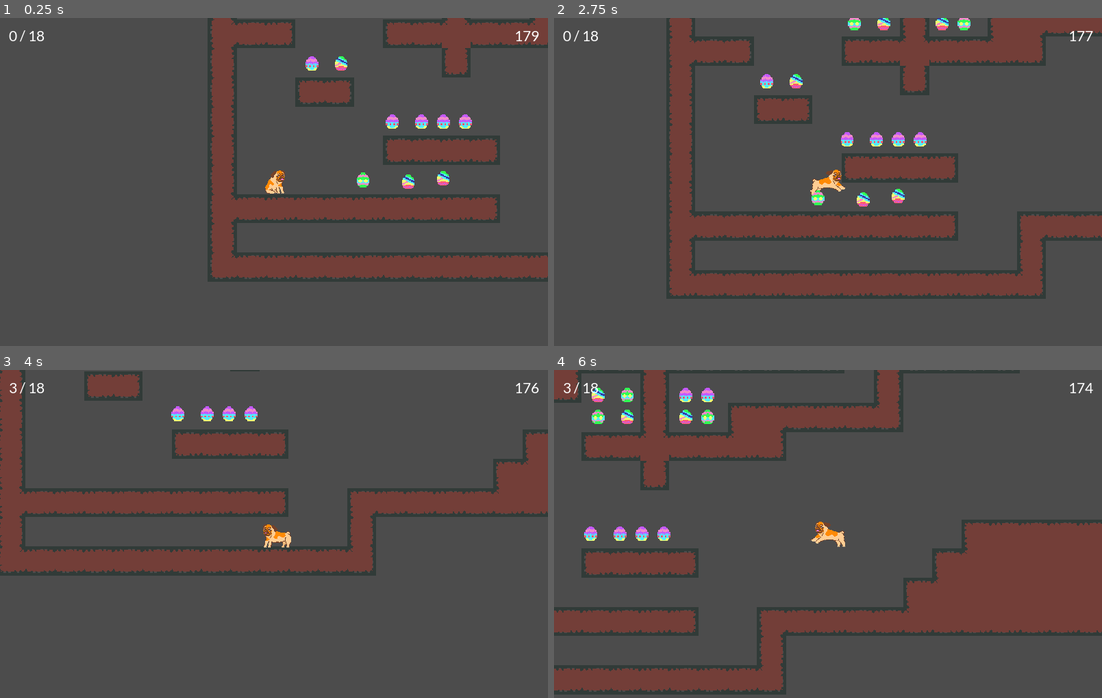
Above: before the commit, frames 1-4 (two rows, left to right).
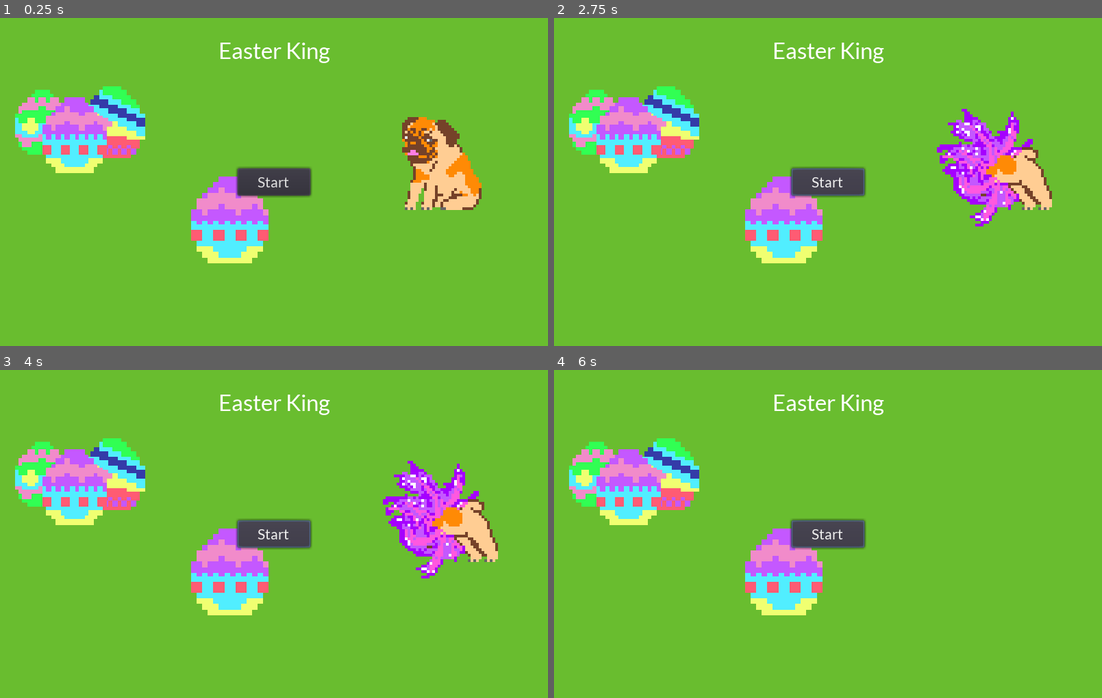
Above: after the commit, the same moments.

Repository: CalebKelly97/Easter-King
Game: Godot game, scene res://MainMenu.tscn
Same seed, same stepped clock (60 frames per second), same inputs: the game is played once before the commit and once after it. Before the commit the project starts from res://MainLevel.tscn.
Inputs (mouse positions are in pixels of both pictures, inside the frame that each line leads up to):
- Up to frame 1 (0.25 s): no input
- Up to frame 2 (2.75 s): click (828, 182) at 0.5 s, where only the run after the commit has a clickable "Start"; click (828, 182) at 1.25 s, where only the run after the commit has a clickable "Start"; hold Right (ui_right) from 2.03 s (still down); tap Space (Jump) at 2.1, 2.27, 2.57 s
- Up to frame 3 (4 s): tap Space (Jump) at 2.85, 3.02, 3.32, 3.6 s; release Right (ui_right) at 3.53 s; hold Left (ui_left) from 3.53 s (still down)
- Up to frame 4 (6 s): release Left (ui_left) at 4.28 s; hold Right (ui_right) 4.28-5.78 s; tap Space (Jump) at 4.35, 4.52, 4.82, 5.1, 5.27, 5.57, 5.85 s; hold Left (ui_left) from 5.78 s (still down)

The runs differ from the first frame. In frame 1, 99% of the frame differs, in the area x 0-100%, y 0-100%; in frame 2, 99%; in frame 3, 99%; in frame 4, 99%.

Commit message:
Lots of things are different now

Diff:
--- a/MainLevel.gd
+++ b/MainLevel.gd
@@ -2,6 +2,7 @@
 
 var total
 var eggsCollected
+var totalCollected = false
 # Declare member variables here. Examples:
 # var a = 2
 # var b = "text"
@@ -20,9 +21,13 @@
 # Called every frame. 'delta' is the elapsed time since the previous frame.
 func _process(delta):
 	$CanvasLayer/Timer.text = str(floor($GameTimer.time_left))
-	if eggsCollected == total:
-		get_tree().change_scene("res://MainMenu.tscn")
+	if eggsCollected == total && totalCollected == false:
+		totalCollected = true
+		teleport()
 
+func teleport():
+	$Player/AnimatedSprite.play("Teleport")
+	$TeleportTimer.start()
 
 func _on_Egg_Count():
 	print("count")
@@ -32,10 +37,8 @@
 
 
 func _on_GameTimer_timeout():
-#	$Player/AnimatedSprite.play("Teleport")
+	$Player/AnimatedSprite.play("Teleport")
 	$TeleportTimer.start()
-
-
 
 func _on_TeleportTimer_timeout():
 	get_tree().change_scene("res://MainMenu.tscn")
--- a/MainLevel.tscn
+++ b/MainLevel.tscn
@@ -455,10 +455,10 @@
 } ]
 0/z_index = 0
 
+[sub_resource type="DynamicFont" id=49]
+font_data = ExtResource( 4 )
+
 [sub_resource type="DynamicFont" id=50]
-font_data = ExtResource( 4 )
-
-[sub_resource type="DynamicFont" id=49]
 font_data = ExtResource( 4 )
 
 [node name="MainLevel" type="Node2D"]
@@ -509,21 +509,6 @@
 [node name="Egg15" parent="Eggs" instance=ExtResource( 3 )]
 position = Vector2( 208, 56 )
 
-[node name="Egg16" parent="Eggs" instance=ExtResource( 3 )]
-position = Vector2( 304, 56 )
-
-[node name="Egg17" parent="Eggs" instance=ExtResource( 3 )]
-position = Vector2( 328, 56 )
-
-[node name="Egg18" parent="Eggs" instance=ExtResource( 3 )]
-position = Vector2( 328, 80 )
-
-[node name="Egg19" parent="Eggs" instance=ExtResource( 3 )]
-position = Vector2( 304, 80 )
-
-[node name="Egg20" parent="Eggs" instance=ExtResource( 3 )]
-position = Vector2( 304, 80 )
-
 [node name="Egg5" parent="Eggs" instance=ExtResource( 3 )]
 position = Vector2( 255.744, 270.076 )
 
@@ -539,7 +524,7 @@
 autostart = true
 
 [node name="TeleportTimer" type="Timer" parent="."]
-wait_time = 3.0
+wait_time = 1.6
 
 [node name="CanvasLayer" type="CanvasLayer" parent="."]
 
@@ -589,11 +574,6 @@
 [connection signal="Count" from="Eggs/Egg12" to="." method="_on_Egg_Count"]
 [connection signal="Count" from="Eggs/Egg13" to="." method="_on_Egg_Count"]
 [connection signal="Count" from="Eggs/Egg15" to="." method="_on_Egg_Count"]
-[connection signal="Count" from="Eggs/Egg16" to="." method="_on_Egg_Count"]
-[connection signal="Count" from="Eggs/Egg17" to="." method="_on_Egg_Count"]
-[connection signal="Count" from="Eggs/Egg18" to="." method="_on_Egg_Count"]
-[connection signal="Count" from="Eggs/Egg19" to="." method="_on_Egg_Count"]
-[connection signal="Count" from="Eggs/Egg20" to="." method="_on_Egg_Count"]
 [connection signal="Count" from="Eggs/Egg5" to="." method="_on_Egg_Count"]
 [connection signal="Count" from="Eggs/Egg6" to="." method="_on_Egg_Count"]
 [connection signal="Count" from="Eggs/Egg7" to="." method="_on_Egg_Count"]
--- a/Egg.gd
+++ b/MainMenu.gd
@@ -1,22 +1,25 @@
 extends Node2D
-signal Count
+
 
 # Declare member variables here. Examples:
 # var a = 2
 # var b = "text"
-var Level
-var rand
+
 
 # Called when the node enters the scene tree for the first time.
 func _ready():
-	rand = rand_range(1, 4)
-	$Sprite.frame = floor(rand)
-# Called every frame. 'delta' is the elapsed time since the previous frame.
-#func _process(delta):
-#	pass
+	pass # Replace with function body.
 
 
-# warning-ignore:unused_argument
-func _on_Area2D_body_entered(body):
-	emit_signal("Count")
-	queue_free()
+# Called every frame. 'delta' is the elapsed time since the previous frame.
+func _process(delta):
+	pass
+
+
+func _on_StartButton_pressed():
+	$AnimatedSprite.play("Teleport")
+	$TeleportTimer.start()
+
+
+func _on_TeleportTimer_timeout():
+	get_tree().change_scene("res://MainLevel.tscn")
--- a/MainMenu.tscn
+++ b/MainMenu.tscn
@@ -1,25 +1,86 @@
-[gd_scene load_steps=3 format=2]
+[gd_scene load_steps=16 format=2]
 
 [ext_resource path="res://Font/Lato/Lato-Regular.ttf" type="DynamicFontData" id=1]
+[ext_resource path="res://Sprites/PLayer/Background.png" type="Texture" id=2]
+[ext_resource path="res://Sprites/PLayer/Easter_King_Idle_Sprite2.png" type="Texture" id=3]
+[ext_resource path="res://Sprites/PLayer/Easter_King_Idle_Sprite1.png" type="Texture" id=4]
+[ext_resource path="res://MainMenu.gd" type="Script" id=5]
+[ext_resource path="res://Sprites/PLayer/easter_king_teleport2.png" type="Texture" id=6]
+[ext_resource path="res://Sprites/PLayer/easter_king_teleport5.png" type="Texture" id=7]
+[ext_resource path="res://Sprites/PLayer/easter_king_teleport3.png" type="Texture" id=8]
+[ext_resource path="res://Sprites/PLayer/easter_king_teleport6.png" type="Texture" id=9]
+[ext_resource path="res://Sprites/PLayer/easter_king_teleport1.png" type="Texture" id=10]
+[ext_resource path="res://Sprites/PLayer/easter_king_teleport4.png" type="Texture" id=11]
 
 [sub_resource type="DynamicFont" id=1]
+size = 25
 font_data = ExtResource( 1 )
 
+[sub_resource type="DynamicFont" id=2]
+font_data = ExtResource( 1 )
+
+[sub_resource type="Theme" id=3]
+default_font = SubResource( 2 )
+Button/icons/ = null
+
+[sub_resource type="SpriteFrames" id=4]
+animations = [ {
+"frames": [ ExtResource( 4 ), ExtResource( 3 ) ],
+"loop": true,
+"name": "default",
+"speed": 5.0
+}, {
+"frames": [ ExtResource( 10 ), ExtResource( 6 ), ExtResource( 8 ), ExtResource( 11 ), ExtResource( 7 ), ExtResource( 9 ), null ],
+"loop": true,
+"name": "Teleport",
+"speed": 5.0
+} ]
+
 [node name="MainMenu" type="Node2D"]
+script = ExtResource( 5 )
 
 [node name="CanvasLayer" type="CanvasLayer" parent="."]
 
-[node name="Label" type="Label" parent="CanvasLayer"]
+[node name="Title" type="Label" parent="CanvasLayer"]
+anchor_right = 1.0
+margin_top = 20.0
+margin_bottom = 14.0
+custom_fonts/font = SubResource( 1 )
+text = "Easter King"
+align = 1
+__meta__ = {
+"_edit_use_anchors_": false
+}
+
+[node name="StartButton" type="Button" parent="CanvasLayer"]
 anchor_left = 0.5
 anchor_top = 0.5
 anchor_right = 0.5
 anchor_bottom = 0.5
-margin_left = -20.0
-margin_top = -7.0
-margin_right = 20.0
-margin_bottom = 7.0
-custom_fonts/font = SubResource( 1 )
-text = "You did it wow"
+margin_left = -40.0
+margin_top = -15.0
+margin_right = 40.0
+margin_bottom = 15.0
+theme = SubResource( 3 )
+text = "Start"
 __meta__ = {
 "_edit_use_anchors_": false
 }
+
+[node name="Sprite" type="Sprite" parent="."]
+position = Vector2( 298, 178 )
+scale = Vector2( 2.01333, 2.02222 )
+texture = ExtResource( 2 )
+
+[node name="AnimatedSprite" type="AnimatedSprite" parent="."]
+position = Vector2( 488, 160 )
+scale = Vector2( 3, 3 )
+frames = SubResource( 4 )
+frame = 1
+playing = true
+flip_h = true
+
+[node name="TeleportTimer" type="Timer" parent="."]
+wait_time = 1.4
+[connection signal="pressed" from="CanvasLayer/StartButton" to="." method="_on_StartButton_pressed"]
+[connection signal="timeout" from="TeleportTimer" to="." method="_on_TeleportTimer_timeout"]
--- a/Player.gd
+++ b/Player.gd
@@ -13,32 +13,39 @@
 onready var sprite = $Sprite
 onready var animationPlayer = $AnimatedSprite
 
+func _ready():
+	animationPlayer.play("Stand")
+
 func _physics_process(delta):
-	var x_input = Input.get_action_strength("ui_right") - Input.get_action_strength("ui_left")
+	if animationPlayer.animation == "Teleport":
+		pass
+	else:
+		var x_input = Input.get_action_strength("ui_right") - Input.get_action_strength("ui_left")
 
-	if x_input != 0:
-		animationPlayer.play("Run")
-		motion.x += x_input * ACCELERATION * delta * TARGET_FPS
-		motion.x = clamp(motion.x, -MAX_SPEED, MAX_SPEED)
-		animationPlayer.flip_h = x_input < 0
-	else:
-		animationPlayer.play("Stand")
+		if x_input != 0:
+			animationPlayer.play("Run")
+			motion.x += x_input * ACCELERATION * delta * TARGET_FPS
+			motion.x = clamp(motion.x, -MAX_SPEED, MAX_SPEED)
+			animationPlayer.flip_h = x_input < 0
+		else:
+			if animationPlayer.animation != "Teleport":
+				animationPlayer.play("Stand")
 
-	motion.y += GRAVITY * delta * TARGET_FPS
+		motion.y += GRAVITY * delta * TARGET_FPS
 
-	if is_on_floor():
-		if x_input == 0:
-			motion.x = lerp(motion.x, 0, FRICTION * delta)
+		if is_on_floor():
+			if x_input == 0:
+				motion.x = lerp(motion.x, 0, FRICTION * delta)
 
-		if Input.is_action_just_pressed("Jump"):
-			motion.y = -JUMP_FORCE
-	else:
-		animationPlayer.play("Jump")
+			if Input.is_action_just_pressed("Jump"):
+				motion.y = -JUMP_FORCE
+		else:
+			animationPlayer.play("Jump")
 
-		if Input.is_action_just_released("ui_up") and motion.y < -JUMP_FORCE/2:
-			motion.y = -JUMP_FORCE/2
+			if Input.is_action_just_released("ui_up") and motion.y < -JUMP_FORCE/2:
+				motion.y = -JUMP_FORCE/2
 
-		if x_input == 0:
-			motion.x = lerp(motion.x, 0, AIR_RESISTANCE * delta)
+			if x_input == 0:
+				motion.x = lerp(motion.x, 0, AIR_RESISTANCE * delta)
 
-	motion = move_and_slide(motion, Vector2.UP)
+		motion = move_and_slide(motion, Vector2.UP)
--- a/Player.tscn
+++ b/Player.tscn
@@ -8,8 +8,14 @@
 [ext_resource path="res://Sprites/PLayer/easter_king_running2.png" type="Texture" id=6]
 [ext_resource path="res://Sprites/PLayer/easter_king_running4.png" type="Texture" id=7]
 [ext_resource path="res://Sprites/PLayer/easter_king_running1.png" type="Texture" id=8]
+[ext_resource path="res://Sprites/PLayer/easter_king_teleport2.png" type="Texture" id=9]
+[ext_resource path="res://Sprites/PLayer/easter_king_teleport5.png" type="Texture" id=10]
+[ext_resource path="res://Sprites/PLayer/easter_king_teleport3.png" type="Texture" id=11]
+[ext_resource path="res://Sprites/PLayer/easter_king_teleport6.png" type="Texture" id=12]
+[ext_resource path="res://Sprites/PLayer/easter_king_teleport1.png" type="Texture" id=13]
+[ext_resource path="res://Sprites/PLayer/easter_king_teleport4.png" type="Texture" id=14]
 
-[sub_resource type="CapsuleShape2D" id=3]
+[sub_resource type="CapsuleShape2D" id=1]
 radius = 8.12047
 height = 10.8444
 
@@ -20,15 +26,20 @@
 "name": "Jump",
 "speed": 5.0
 }, {
+"frames": [ ExtResource( 8 ), ExtResource( 6 ), ExtResource( 3 ), ExtResource( 7 ) ],
+"loop": true,
+"name": "Run",
+"speed": 5.0
+}, {
 "frames": [ ExtResource( 5 ), ExtResource( 4 ) ],
 "loop": true,
 "name": "Stand",
 "speed": 2.0
 }, {
-"frames": [ ExtResource( 8 ), ExtResource( 6 ), ExtResource( 3 ), ExtResource( 7 ) ],
+"frames": [ ExtResource( 13 ), ExtResource( 9 ), ExtResource( 11 ), ExtResource( 14 ), ExtResource( 10 ), ExtResource( 12 ), null ],
 "loop": true,
-"name": "Run",
-"speed": 5.0
+"name": "Teleport",
+"speed": 4.0
 } ]
 
 [node name="Player" type="KinematicBody2D"]
@@ -47,6 +58,6 @@
 [node name="AnimatedSprite" type="AnimatedSprite" parent="."]
 scale = Vector2( 0.75, 0.75 )
 frames = SubResource( 2 )
-animation = "Run"
-frame = 2
+animation = "Teleport"
+frame = 6
 playing = true
--- a/project.godot
+++ b/project.godot
@@ -16,7 +16,7 @@
 [application]
 
 config/name="EasterKing"
-run/main_scene="res://MainLevel.tscn"
+run/main_scene="res://MainMenu.tscn"
 config/icon="res://icon.png"
 
 [display]
Not shown: 2 places in MainLevel.tscn that only renumber resources
Not shown: 2 places in Player.tscn that only renumber resources
Binary file added: Sprites/PLayer/Background.aseprite
Binary file added: Sprites/PLayer/Background.png
Not shown, added: Sprites/PLayer/Background.png.import
Not shown, added: Sprites/PLayer/Portal_Animation.png.import
Binary file added: Sprites/PLayer/easter_king_teleport1.png
Not shown, added: Sprites/PLayer/easter_king_teleport1.png.import
Binary file added: Sprites/PLayer/easter_king_teleport2.png
Not shown, added: Sprites/PLayer/easter_king_teleport2.png.import
Binary file added: Sprites/PLayer/easter_king_teleport3.png
Not shown, added: Sprites/PLayer/easter_king_teleport3.png.import
(and 6 more such lines)
